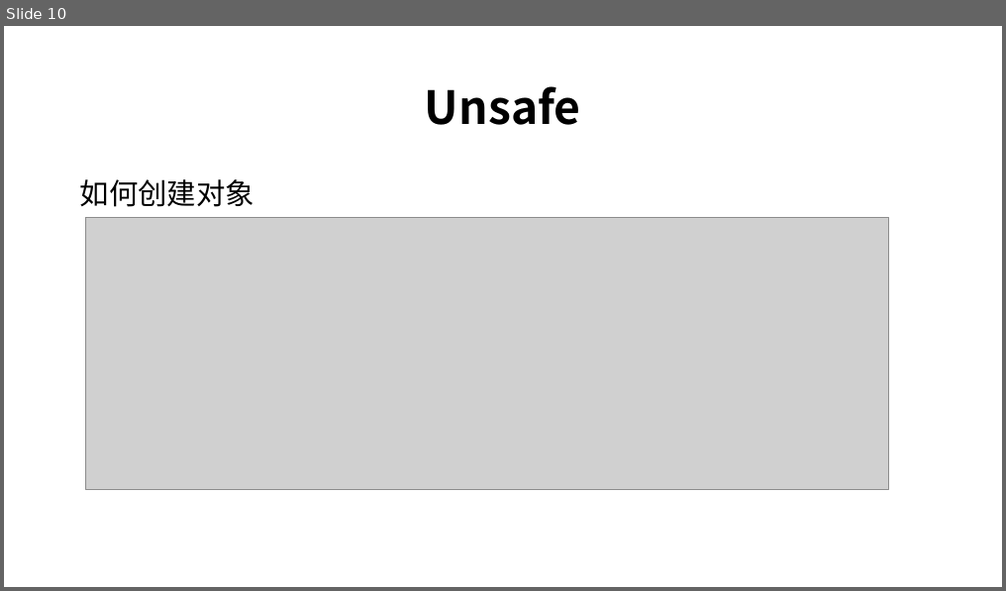
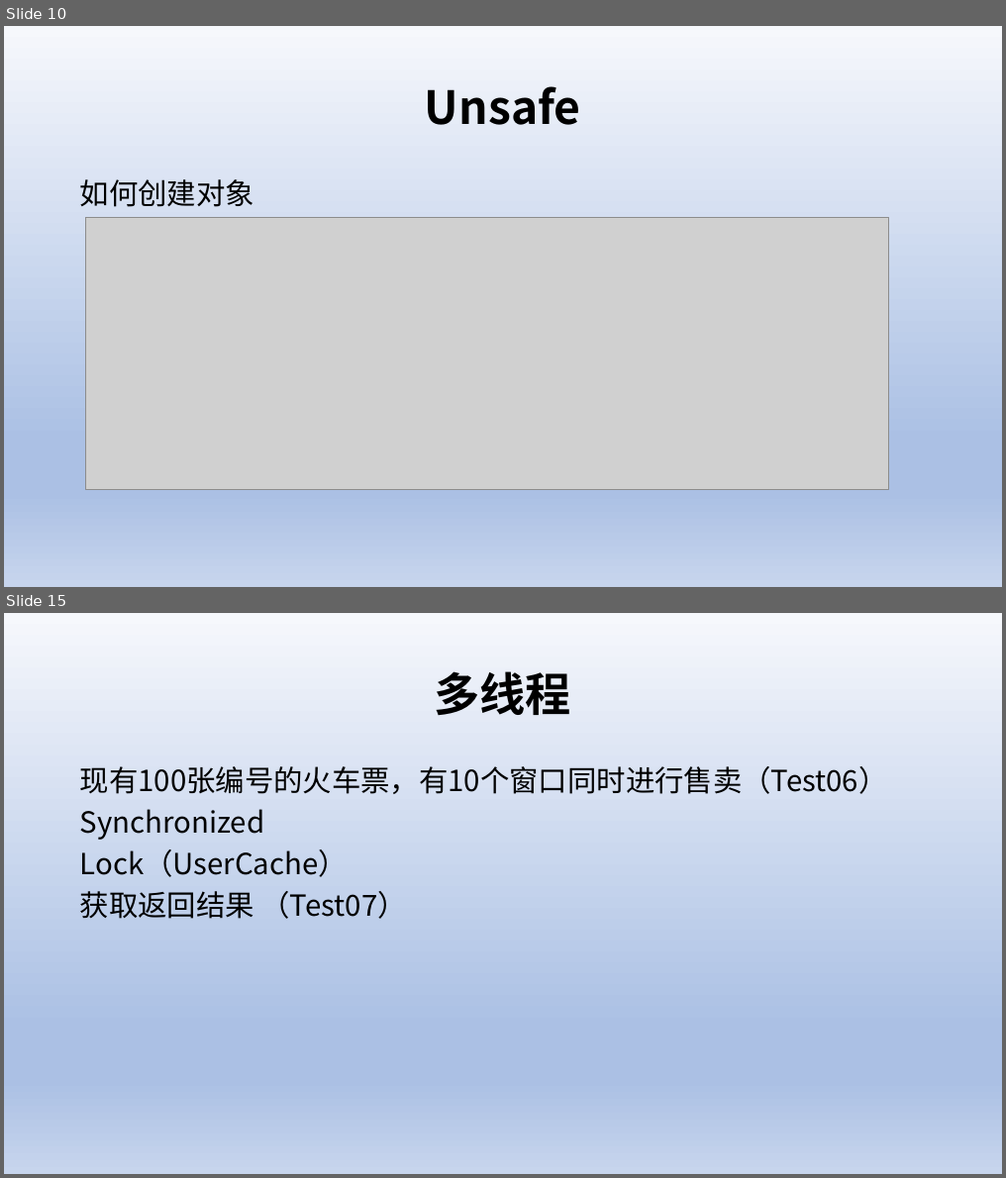
Before and after one commit to ywendy/test, a slide deck: 新建 Microsoft PowerPoint 演示文稿.pptx. Shown one above the other, each under a label of ours: slide 10 before the commit, slides 10 and 15 after it; the slides between them are not shown. The pictures are 1006x591 and 1006x1178 pixels, drawn with LibreOffice and Linux fonts; fonts in the diff are those of the drawing; grey boxes stand for pictures. Boxes give left, top, right and bottom in pixels: in the first picture for what was removed or moved away, otherwise in the second. Text is boxed around its words. In the diff, an @@ line names an element or a change of style, - is before the commit and + after.

Commit message:
Test

```diff
--- a/新建 Microsoft PowerPoint 演示文稿.pptx
+++ b/新建 Microsoft PowerPoint 演示文稿.pptx
@@ slide 15 added at bbox=[4, 613, 1002, 1174], background gradient #F6F8FC to #ABC0E4 to #C7D5ED @@
@@ title added at bbox=[435, 671, 572, 715], 44 pt, text #000000, bold @@
+多线程
@@ text added at bbox=[80, 766, 888, 919], 28 pt, text #000000 @@
+现有100张编号的火车票，有10个窗口同时进行售卖（Test06）
+Synchronized
+Lock（UserCache）
+获取返回结果 （Test07）
@@ slide 10 changed as well @@
@@ background #FFFFFF to gradient #F6F8FC to #ABC0E4 to #C7D5ED @@
```
Also in this commit, not shown: 9 other slides changed, 5 other slides added, 1 slide removed, 7 other files.
